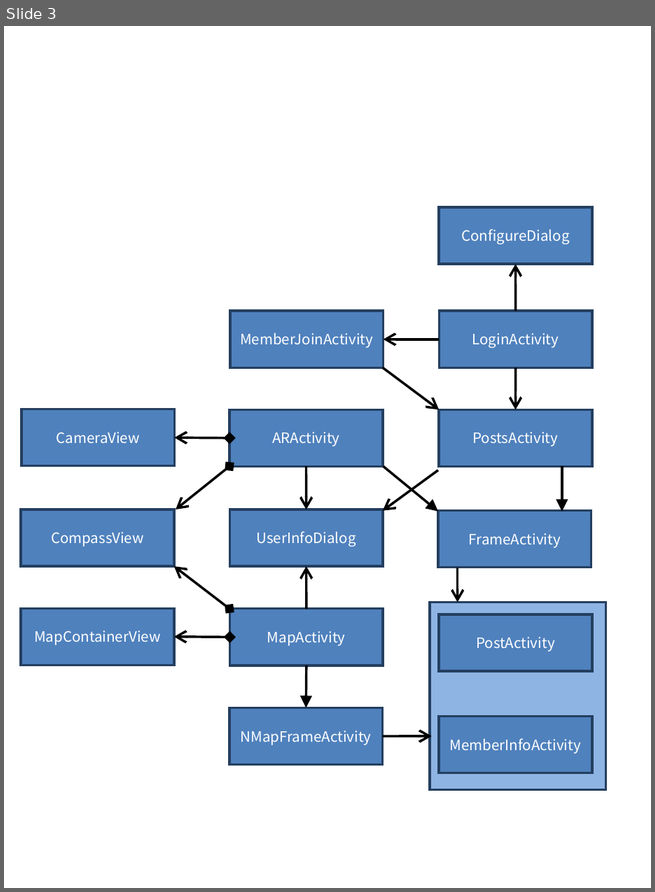
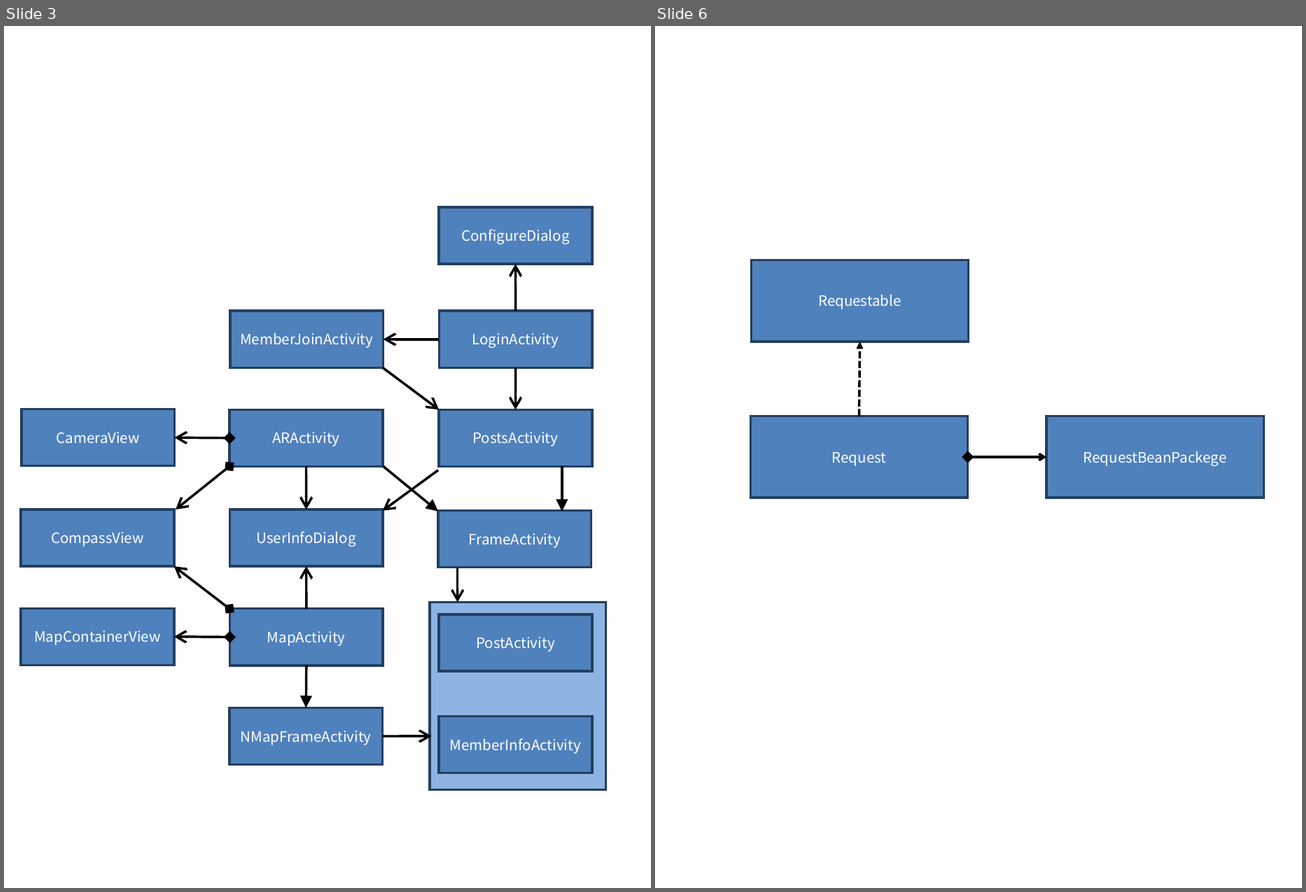
Before and after one commit to tinywind/hello-drinking, a slide deck: Reference and Document/최종제출문서/프레젠테이션1.pptx. Shown side by side, each under a label of ours: slide 3 before the commit, slides 3 and 6 after it; the slides between them are not shown. The pictures are 655x892 and 1306x892 pixels, drawn with LibreOffice and Linux fonts; fonts in the diff are those of the drawing. Boxes give left, top, right and bottom in pixels: in the first picture for what was removed or moved away, otherwise in the second. Text is boxed around its words. In the diff, an @@ line names an element or a change of style, - is before the commit and + after.

```diff
--- a/Reference and Document/최종제출문서/프레젠테이션1.pptx
+++ b/Reference and Document/최종제출문서/프레젠테이션1.pptx
@@ slide 6 added at <box>655,26,1302,888</box>, background #FFFFFF @@
@@ group added at <box>751,260,1264,498</box>: 3 rectangles, 1 double arrow, 1 arrow @@
+RequestBeanPackege
+Request
+Requestable
```
Also in this commit, not shown: 3 other slides added, 11 other files.
